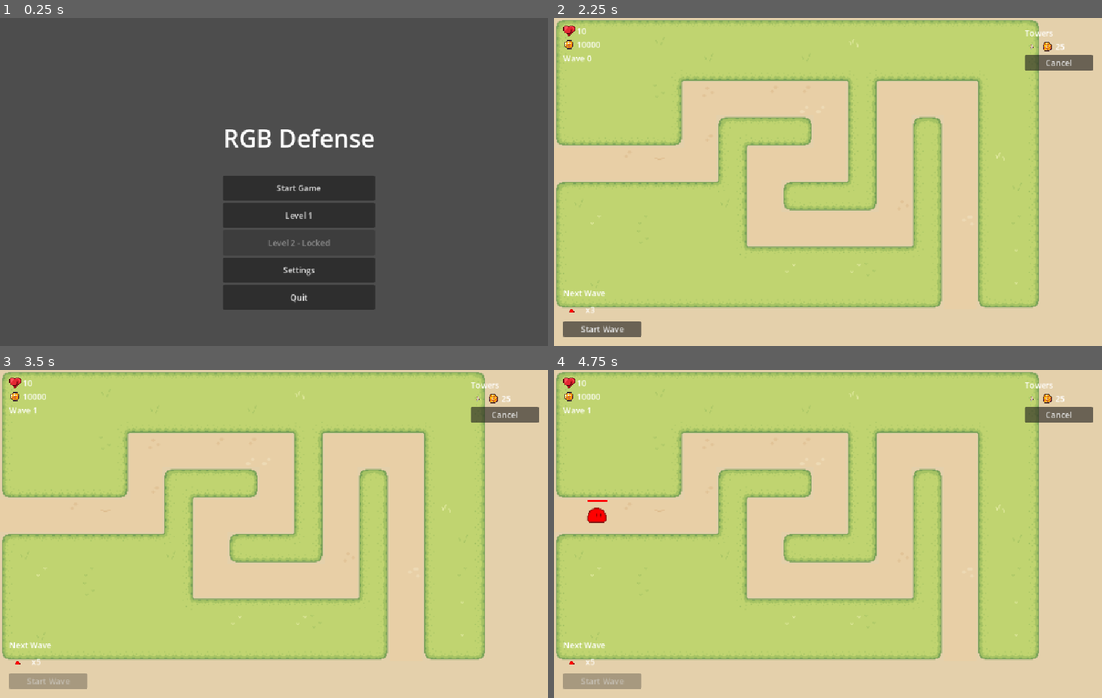
Above: before the commit, frames 1-4 (two rows, left to right).
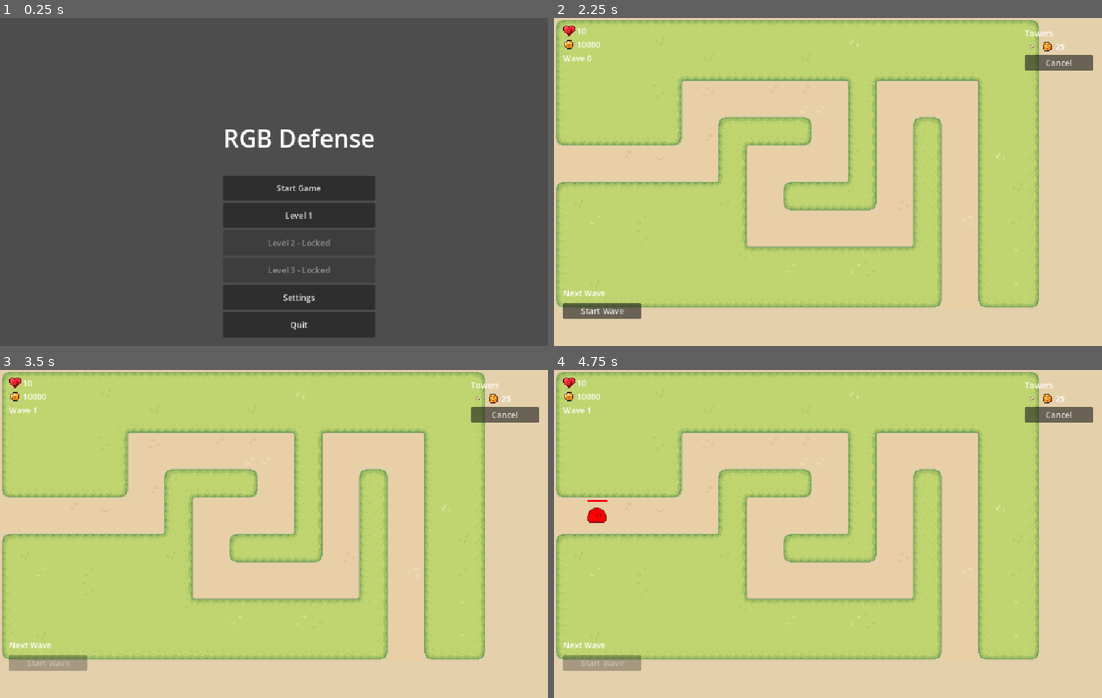
Above: after the commit, the same moments.

Repository: psvm203/rgb-defense
Game: Godot game, scene res://ui/main_menu.tscn
Same seed, same stepped clock (60 frames per second), same inputs: the game is played once before the commit and once after it.
Inputs (mouse positions are in pixels of both pictures, inside the frame that each line leads up to):
- Up to frame 1 (0.25 s): no input
- Up to frame 2 (2.25 s): click "Start Game" at 0.5 s; click "Start Game" at 1.25 s; click "Level 1" at 2 s
- Up to frame 3 (3.5 s): click "Start Wave" at 2.75 s
- Up to frame 4 (4.75 s): click "Cancel" at 3.5 s; move the mouse to (948, 517) at 4.27 s; tap R at 4.35 s; click (948, 517) at 4.42 s

The runs differ from the first frame. In frame 1, 2.3% of the frame differs, in the area x 40-69%, y 75-98%; in frame 2, 1.4%; in frame 3, 1.4%; in frame 4, 1.4%.
Error after the commit: Invalid assignment of property or key 'text' with value of type 'String' on a base object of type 'null instance'. (res://ui/hud.gd:60)

Commit message:
feat(level3): add level 3 with upgrades unlocked and tutorial for sell/promote

Diff:
--- a/game_state/game_state.gd
+++ b/game_state/game_state.gd
@@ -56,8 +56,47 @@
 			interval = 1.0,
 		},
 	],
+	3: [
+		{
+			groups = [
+				{ max_rgb = Vector3(1.0, 0.0, 0.0), count = 6 },
+				{ max_rgb = Vector3(0.0, 1.0, 0.0), count = 4 },
+			],
+			interval = 1.2,
+		},
+		{
+			groups = [
+				{ max_rgb = Vector3(0.0, 0.0, 1.0), count = 5 },
+				{ max_rgb = Vector3(0.0, 1.0, 0.0), count = 5 },
+			],
+			interval = 1.0,
+		},
+		{
+			groups = [
+				{ max_rgb = Vector3(1.0, 0.0, 0.0), count = 4 },
+				{ max_rgb = Vector3(0.0, 1.0, 0.0), count = 4 },
+				{ max_rgb = Vector3(0.0, 0.0, 1.0), count = 4 },
+			],
+			interval = 1.0,
+		},
+		{
+			groups = [
+				{ max_rgb = Vector3(0.0, 0.0, 1.0), count = 6 },
+				{ max_rgb = Vector3(1.0, 0.0, 0.0), count = 4 },
+			],
+			interval = 0.9,
+		},
+		{
+			groups = [
+				{ max_rgb = Vector3(1.0, 0.0, 0.0), count = 5 },
+				{ max_rgb = Vector3(0.0, 1.0, 0.0), count = 5 },
+				{ max_rgb = Vector3(0.0, 0.0, 1.0), count = 5 },
+			],
+			interval = 0.8,
+		},
+	],
 }
-const MAX_LEVEL := 2
+const MAX_LEVEL := 3
 
 const PROGRESS_PATH := "user://progress.cfg"
 const PROGRESS_SECTION := "progress"
--- a/ui/hud.gd
+++ b/ui/hud.gd
@@ -10,6 +10,8 @@
 @onready var _pause_overlay: ColorRect = $PauseOverlay
 @onready var _pause_menu: VBoxContainer = $PauseOverlay/PauseMenuPanel
 @onready var _pause_settings: VBoxContainer = $PauseOverlay/PauseSettingsPanel
+@onready var _tutorial_label: Label = $TutorialPanel/TutorialLabel
+@onready var _tutorial_panel: PanelContainer = $TutorialPanel
 @onready var _res_option: OptionButton = $PauseOverlay/PauseSettingsPanel/ResHBox/ResOption
 @onready var _fullscreen_check: CheckButton = $PauseOverlay/PauseSettingsPanel/FullscreenCheck
 @onready var _volume_slider: HSlider = $PauseOverlay/PauseSettingsPanel/VolumeHBox/VolumeSlider
@@ -27,12 +29,37 @@
 const MIN_VOLUME_DB := -40.0
 
 var _group_rows: Array = []
+var _tutorial_step: int = -1
+
+const TUTORIAL_MESSAGES: Dictionary = {
+	1: [
+		"타워를 설치해보세요!\n우측 패널에서 Warrior를 선택하거나 R 키를 누르세요.",
+		"좌측 하단의 Start Wave 버튼을 눌러\n웨이브를 시작하세요!",
+		"적을 모두 처치하면 웨이브가 완료됩니다.\n총 3 웨이브를 클리어하세요!",
+	],
+	2: [
+		"적과 같은 색의 타워가 효과적입니다!\n빨강 적 → Warrior | 초록 적 → Archer | 파랑 적 → Mage",
+		"같은 색 공격은 100%, 다른 색은 33% 데미지!\n적 체력바 색을 확인하고 배치하세요.",
+		"R/G/B 키 또는 우측 패널로 타워를 선택하고\n총 4 웨이브를 클리어하세요!",
+	],
+	3: [
+		"타워를 클릭하면 판매/전직 메뉴가 열립니다!\nSell: 구매가의 90% 환불 | Upgrade: 전직 가능",
+		"전직 타워는 더 강력한 공격 능력을 가집니다.\n각 타워마다 3가지 전직 중 하나를 선택하세요!",
+		"총 5 웨이브를 클리어하면 레벨 완료!",
+	],
+}
 
 
 func _ready() -> void:
 	_start_wave_btn.pressed.connect(_on_start_wave_pressed)
 	_load_settings()
 	_apply_settings()
+	var tutorial_messages: Array = TUTORIAL_MESSAGES.get(GameState.current_level, [])
+	if not tutorial_messages.is_empty():
+		_tutorial_step = 0
+		_tutorial_label.text = tutorial_messages[0]
+	else:
+		_tutorial_panel.hide()
 	for i in range(MAX_GROUPS):
 		var row := HBoxContainer.new()
 		var icon := TextureRect.new()
@@ -74,6 +101,8 @@
 		else:
 			_pause()
 
+	_update_tutorial()
+
 
 func _rgb_color(max_rgb: Vector3) -> Color:
 	return Color(
@@ -166,3 +195,29 @@
 	_res_option.selected = config.get_value(CONFIG_SECTION, CONFIG_RES_INDEX, 0)
 	_fullscreen_check.button_pressed = config.get_value(CONFIG_SECTION, CONFIG_FULLSCREEN, false)
 	_volume_slider.value = config.get_value(CONFIG_SECTION, CONFIG_VOLUME, 100.0)
+
+
+func _update_tutorial() -> void:
+	var tutorial_messages: Array = TUTORIAL_MESSAGES.get(GameState.current_level, [])
+	if tutorial_messages.is_empty():
+		return
+	match _tutorial_step:
+		0:
+			if not get_tree().get_nodes_in_group("towers").is_empty():
+				_advance_tutorial()
+		1:
+			if GameState.is_wave_active:
+				_advance_tutorial()
+		2:
+			var level_waves := GameState.get_waves(GameState.current_level)
+			if GameState.wave_number >= level_waves.size():
+				_advance_tutorial()
+
+
+func _advance_tutorial() -> void:
+	var tutorial_messages: Array = TUTORIAL_MESSAGES.get(GameState.current_level, [])
+	_tutorial_step += 1
+	if _tutorial_step >= tutorial_messages.size():
+		_tutorial_panel.hide()
+	else:
+		_tutorial_label.text = tutorial_messages[_tutorial_step]
